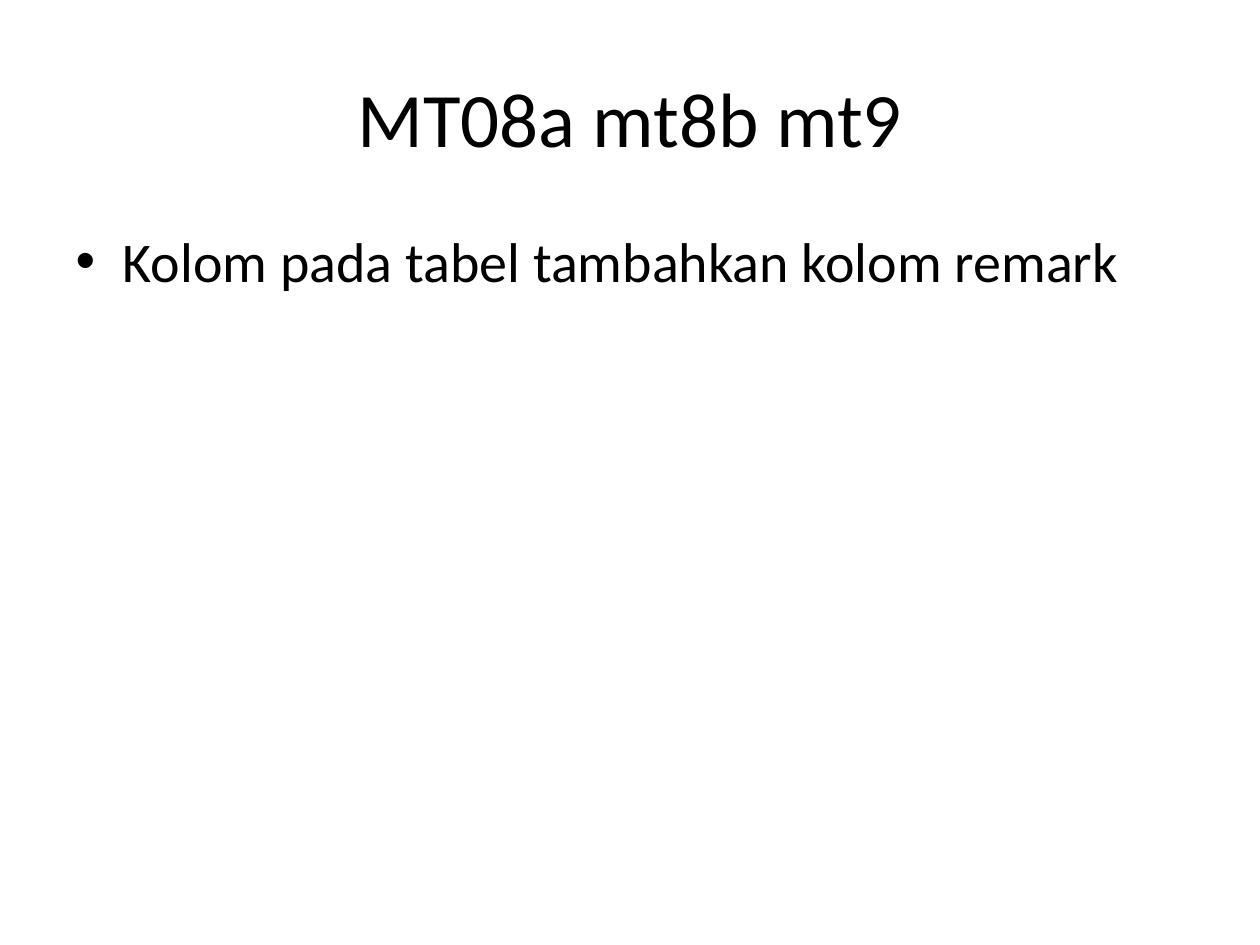
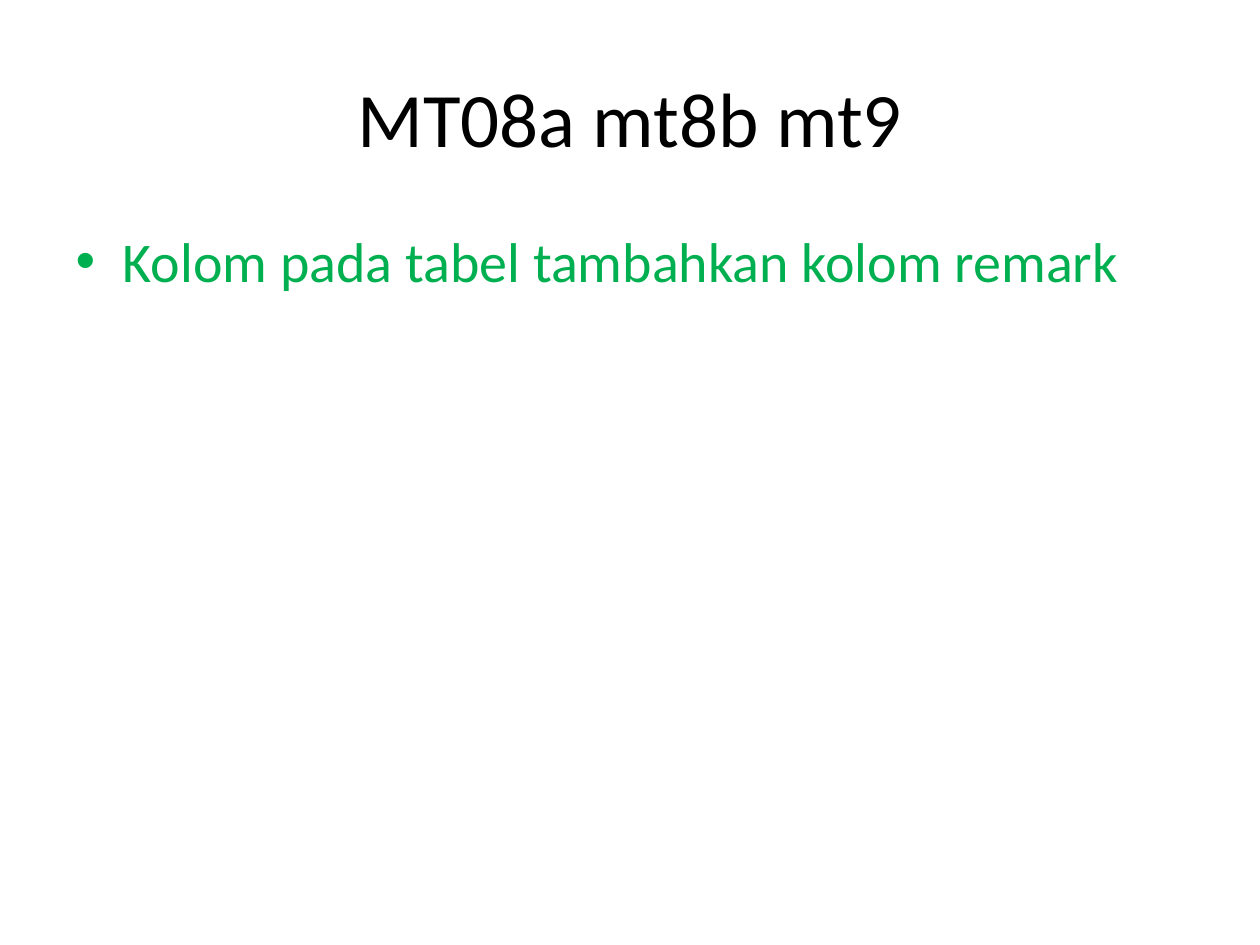
Before and after one commit to marklong0304/ebbpmsoh, a slide deck: slide 8 of Dokumentasi/rev/Revisi 4a.pptx. Drawn at 1260x945 pixels with LibreOffice and Linux fonts; fonts in the diff are those of the drawing. Boxes give left, top, right and bottom in pixels: in the first picture for what was removed or moved away, otherwise in the second. Text is boxed around its words. In the diff, an @@ line names an element or a change of style, - is before the commit and + after.

```diff
--- a/Dokumentasi/rev/Revisi 4a.pptx
+++ b/Dokumentasi/rev/Revisi 4a.pptx
@@ text "Kolom pada tabel tambahkan kolom ..." at box(123, 243, 1118, 291): text colour #000000 to #00B050 @@
```
Also in this commit, not shown: 3 other slides changed, 36 other files.
